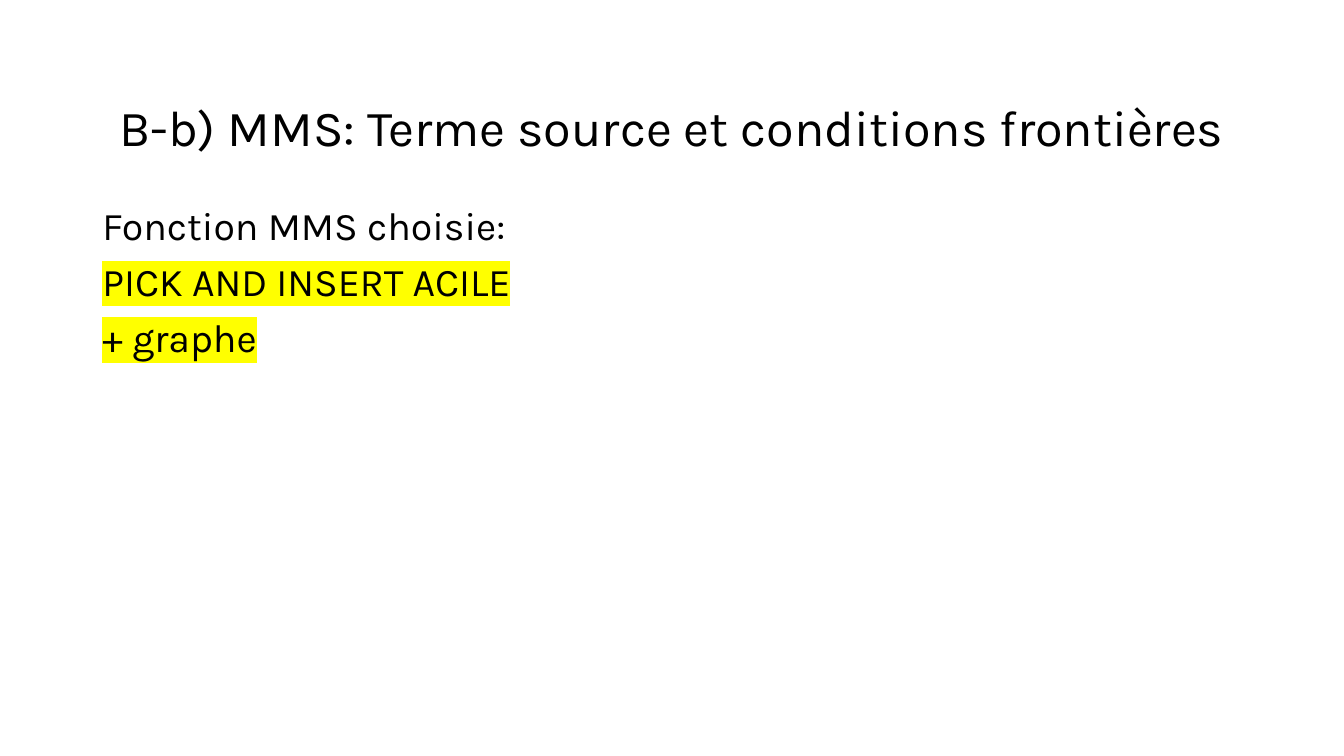
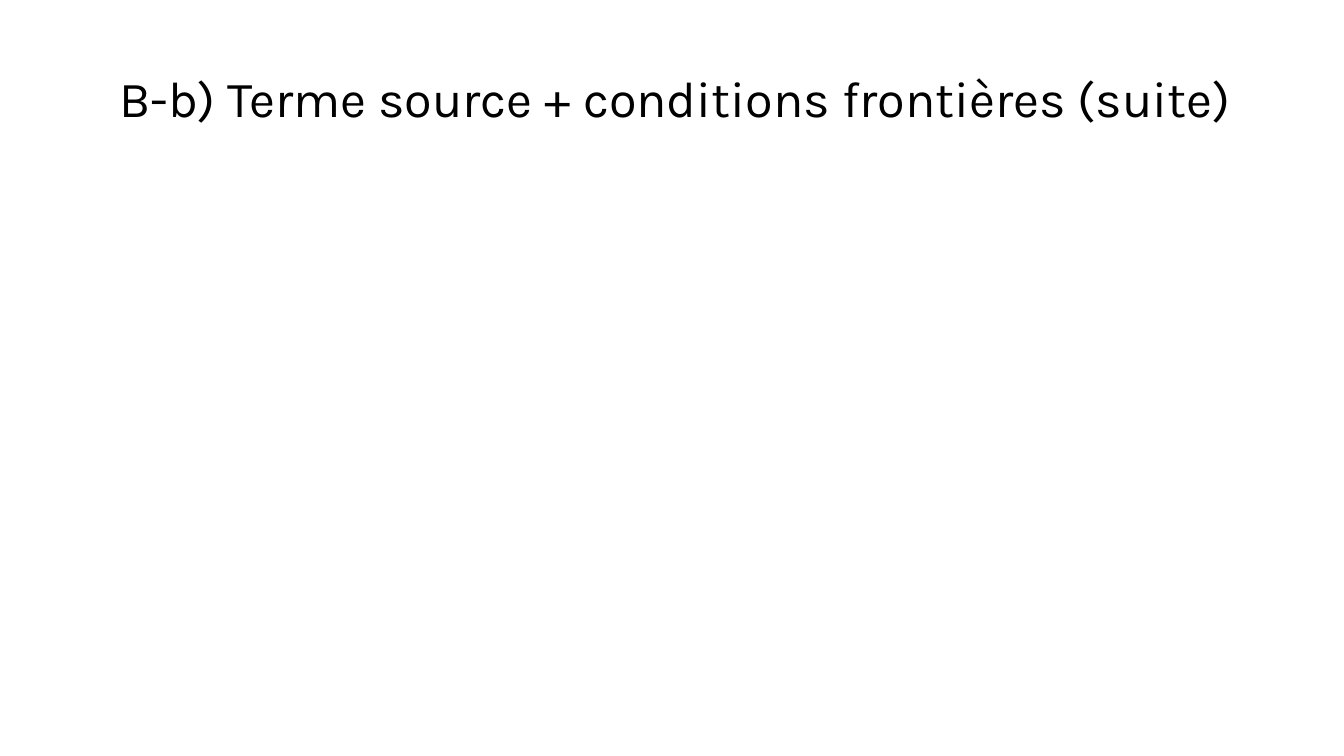
Before and after one commit to mehdibendaya/MEC8211DEV2, a slide deck: slide 10 of Devoir_2.pptx. Drawn at 1344x756 pixels with LibreOffice and Linux fonts; fonts in the diff are those of the drawing; grey boxes stand for pictures. Boxes give left, top, right and bottom in pixels: in the first picture for what was removed or moved away, otherwise in the second. Text is boxed around its words. In the diff, an @@ line names an element or a change of style, - is before the commit and + after.

```diff
--- a/Devoir_2.pptx
+++ b/Devoir_2.pptx
@@ text at (x1=119, y1=78, x2=1231, y2=123): text changed @@
-B-b) MMS: Terme source et conditions frontières
+B-b) Terme source + conditions frontières (suite)
@@ text removed at (x1=102, y1=213, x2=511, y2=362) @@
-Fonction MMS choisie:
-PICK AND INSERT ACILE
-+ graphe
```
Also in this commit, not shown: 4 other slides changed, 2 slides added, 2 slides removed.
